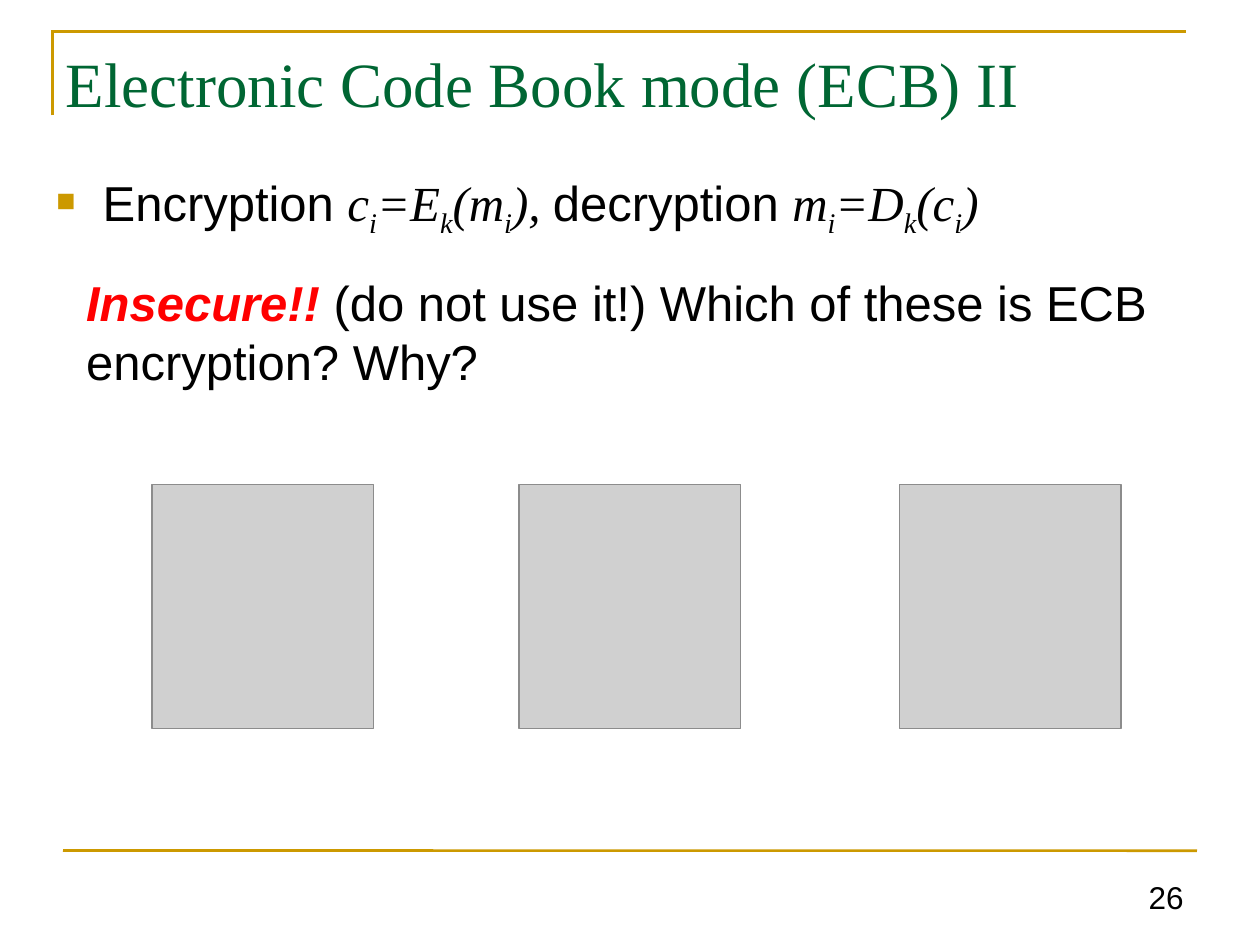
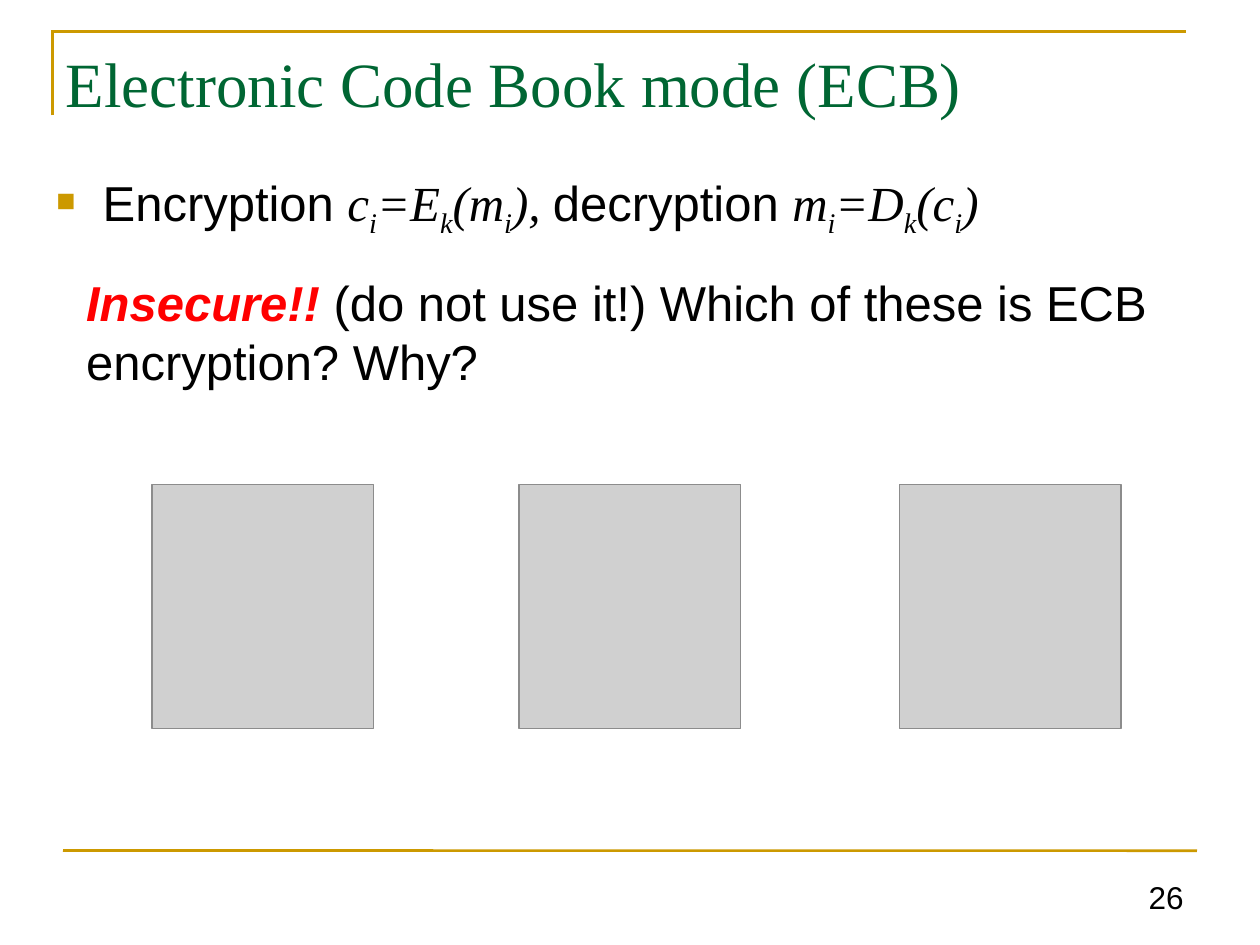
Before and after one commit to GhadaAlmashaqbeh/GhadaAlmashaqbeh.github.io, a slide deck: slide 26 of courses/cse3400-f2026/lecture4.pptx. Drawn at 1260x945 pixels with LibreOffice and Linux fonts; fonts in the diff are those of the drawing; grey boxes stand for pictures. Boxes give left, top, right and bottom in pixels: in the first picture for what was removed or moved away, otherwise in the second. Text is boxed around its words. In the diff, an @@ line names an element or a change of style, - is before the commit and + after.

```diff
--- a/courses/cse3400-f2026/lecture4.pptx
+++ b/courses/cse3400-f2026/lecture4.pptx
@@ title at <box>66,63,961,120</box>: text changed @@
-Electronic Code Book mode (ECB) II
+Electronic Code Book mode (ECB)
```
Also in this commit, not shown: 14 other slides changed, 4 other files.
